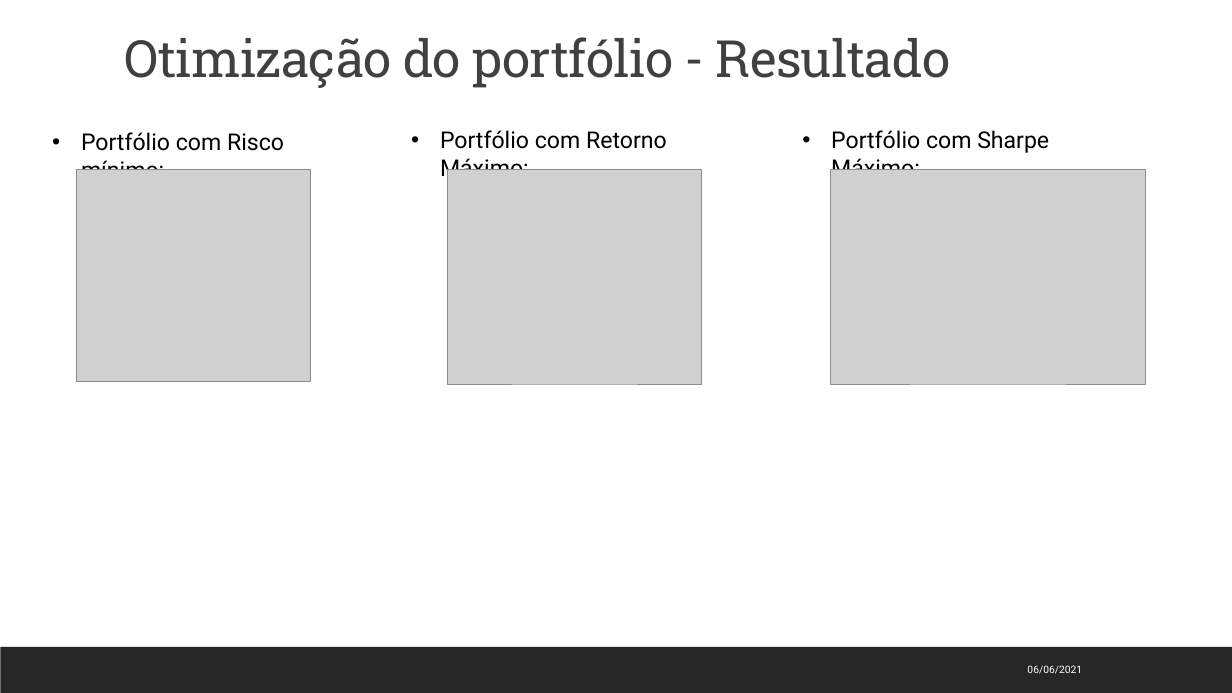
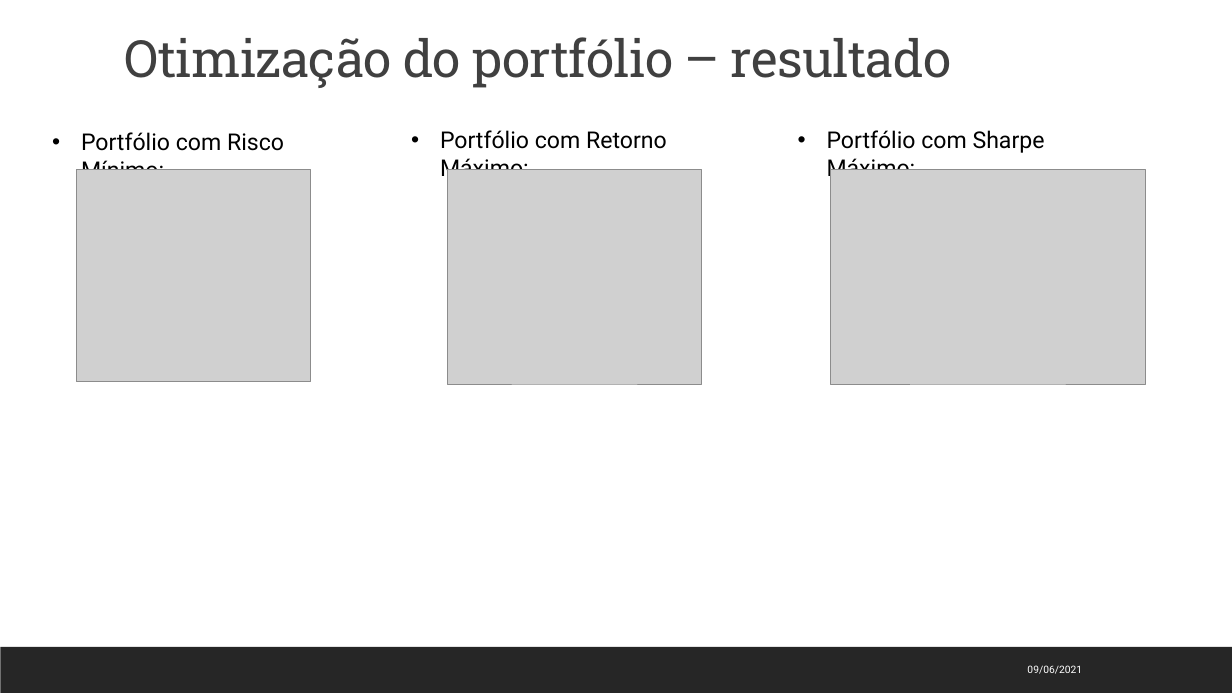
Before and after one commit to jmppsalles/Projeto_Final_AWARI, a slide deck: slide 12 of Trabalho final AWARI - João Marcos Salles - 20210610.pptx (slide 11 before the commit). Drawn at 1232x693 pixels with LibreOffice and Linux fonts; fonts in the diff are those of the drawing; grey boxes stand for pictures. Boxes give left, top, right and bottom in pixels: in the first picture for what was removed or moved away, otherwise in the second. Text is boxed around its words. In the diff, an @@ line names an element or a change of style, - is before the commit and + after.

```diff
--- a/Trabalho final AWARI - João Marcos Salles - 20210610.pptx
+++ b/Trabalho final AWARI - João Marcos Salles - 20210610.pptx
@@ title at (x1=125, y1=37, x2=951, y2=88): text changed @@
-Otimização do portfólio - Resultado
+Otimização do portfólio – resultado
@@ text at (x1=81, y1=132, x2=284, y2=170): text changed @@
-• Portfólio com Risco mínimo:
+• Portfólio com Risco Mínimo:
@@ text "Portfólio com Sharpe Máximo:" rewrapped from (x1=831, y1=130, x2=1049, y2=170) to (x1=827, y1=130, x2=1045, y2=181) @@
@@ text at (x1=1027, y1=665, x2=1082, y2=674): text changed @@
-06/06/2021
+09/06/2021
```
Also in this commit, not shown: 11 other slides changed, 1 slide added.
